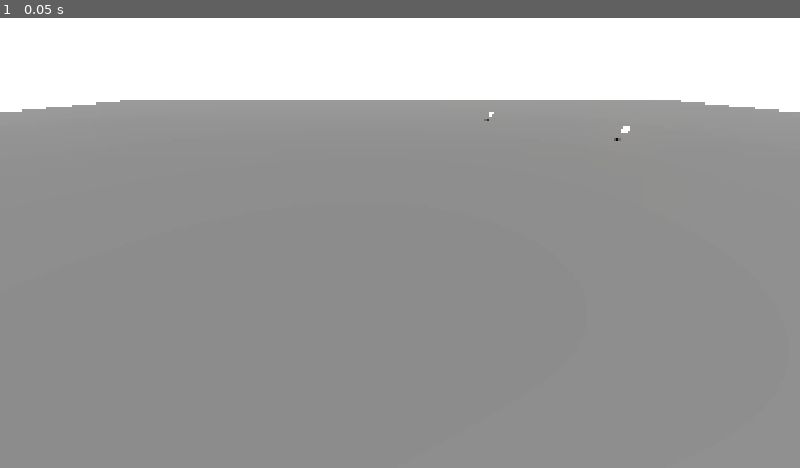
Above: before the commit, frame 1.
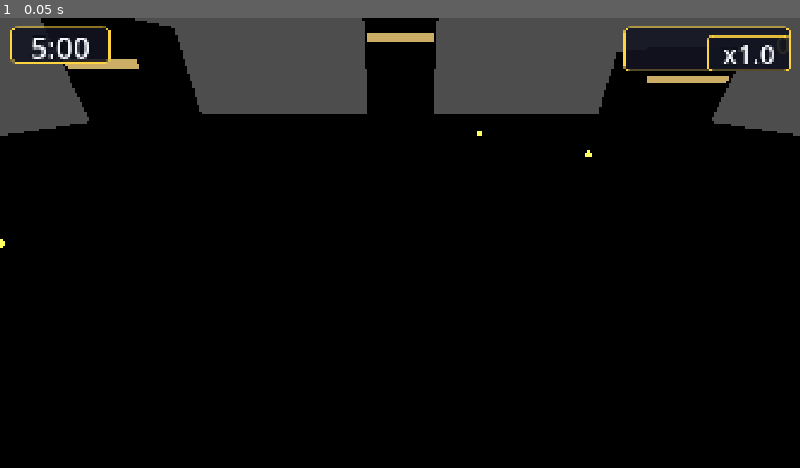
Above: after the commit, the same moment.

Repository: soyelmismo/minigameo
Game: Godot game, scene res://src/bootstrap/main.tscn
Same seed, same stepped clock (60 frames per second), same inputs: the game is played once before the commit and once after it.
Inputs:
- Up to frame 1 (0.05 s): no input

The runs differ from the first frame. In frame 1, 100% of the frame differs, in the area x 0-100%, y 0-100%.

Commit message:
feat(world): semantic node names per test contract (Ground/Buildings/Props/SpawnPoints); main.tscn composes CityBlock+Player+HUD+ScreenEffects; suite 132/132

Diff:
--- a/_persist.gd
+++ /dev/null
@@ -1,14 +0,0 @@
-extends SceneTree
-func _initialize() -> void:
-	var mgr: Object = root.get_node_or_null("/root/SettingsManager") as Object
-	var out: Array = []
-	mgr.set_value("shake_intensity", 0.3)
-	mgr.set_value("colorblind_indicators", true)
-	mgr.set_value("subtitles_enabled", false)
-	mgr.set_value("text_speed", 1.7)
-	mgr.set_value("flashes_enabled", false)
-	out.append("written: shake=" + str(mgr.get_value("shake_intensity")) + " cb=" + str(mgr.get_value("colorblind_indicators")) + " sub=" + str(mgr.get_value("subtitles_enabled")) + " speed=" + str(mgr.get_value("text_speed")) + " flash=" + str(mgr.get_value("flashes_enabled")))
-	var w := FileAccess.open("res://_persist_out.txt", FileAccess.WRITE)
-	w.store_string("\n".join(out))
-	w.close()
-	quit(0)
--- /dev/null
+++ b/_probe_cur.gd
@@ -0,0 +1,14 @@
+extends SceneTree
+func _sep(s: String) -> String:
+	var o := ""
+	for ch: String in s:
+		o += ch + "|"
+	return o
+func _init() -> void:
+	var f := FileAccess.open("res://src/bootstrap/main.tscn", FileAccess.READ)
+	var t: String = f.get_as_text()
+	print("len=", t.length())
+	for line: String in t.split("\n"):
+		if line.strip_edges() != "":
+			print(_sep(line))
+	quit(0)
--- a/_probe_hash.gd
+++ /dev/null
@@ -1,7 +0,0 @@
-extends SceneTree
-func _init() -> void:
-	for p: String in ["res://_probe_known.txt", "res://src/bootstrap/main.tscn", "res://src/player/player_avatar.tscn"]:
-		var f := FileAccess.open(p, FileAccess.READ)
-		var t: String = f.get_as_text()
-		print("godot ", p, " md5=", t.md5_text(), " len=", t.length())
-	quit(0)
--- a/_probe_paths.gd
+++ /dev/null
@@ -1,29 +0,0 @@
-extends SceneTree
-## Probe: resolve the node paths the project's scripts actually depend on,
-## so the composition is grounded in runtime truth, not in displayed text.
-
-func _check(scene_root: Node, path: String) -> void:
-	var n: Node = scene_root.get_node_or_null(path)
-	print("  %-46s -> %s" % [path, "OK '%s' (%s)" % [n.name, n.get_class()] if n != null else "MISSING"])
-
-func _init() -> void:
-	var ps: PackedScene = load("res://src/bootstrap/main.tscn")
-	var main := ps.instantiate()
-	print("=== main.tscn root='%s' (%s) script=%s" % [main.name, main.get_class(), "yes" if main.get_script() != null else "no"])
-	for p: String in ["World", "UI", "World/WorldEnvironment", "World/DirectionalLight3D", "World/Ground", "World/Camera3D"]:
-		_check(main, p)
-	main.free()
-
-	for pair: Array in [
-		["res://src/world/city_block.tscn", "SpawnPoints"],
-		["res://src/player/player_avatar.tscn", "PlayerMotor"],
-		["res://src/player/player_avatar.tscn", "PlayerInput"],
-		["res://src/ui/hud/hud.tscn", "Root"],
-		["res://src/juice/screen_effects/screen_effects.tscn", "FlashRect"],
-	]:
-		var s: PackedScene = load(pair[0])
-		var n := s.instantiate()
-		print("=== %s root='%s'" % [pair[0], n.name])
-		_check(n, String(pair[1]))
-		n.free()
-	quit(0)
--- a/src/bootstrap/main.gd
+++ b/src/bootstrap/main.gd
@@ -2,13 +2,21 @@
 ## Main scene. Bootstraps the match flow:
 ## BOOT -> TITLE -> COUNTDOWN -> FREE_ROAM -> ... (scaffold.md §5).
 ## The MatchManager owns the state machine; this scene only hosts the
-## 3D viewport (world), the UI layer and the CameraDirector rig.
+## 3D world, the player, the HUD and the screen-effects overlay.
 
 @onready var world: Node3D = $World
-@onready var ui: CanvasLayer = $UI
+@onready var player: Node3D = $World/Player
+@onready var hud: CanvasLayer = $HUD
+@onready var effects: CanvasLayer = $ScreenEffects
+
 
 func _ready() -> void:
 	# Systems register themselves in GameServices at autoload time.
-	# This scene just guarantees the layers exist for them.
+	# This scene guarantees the layers exist for them.
 	assert(world != null, "World layer missing in main.tscn")
-	assert(ui != null, "UI layer missing in main.tscn")
+	assert(player != null, "Player missing in main.tscn")
+	assert(hud != null, "HUD layer missing in main.tscn")
+	assert(effects != null, "ScreenEffects layer missing in main.tscn")
+	# The player self-registers in GameServices as &"player"; the camera
+	# rig is driven by CameraDirector (autoload). Nothing else to wire:
+	# every system is an autoload resolved by path (§1.1).
--- a/src/bootstrap/main.tscn
+++ b/src/bootstrap/main.tscn
@@ -1,29 +1,25 @@
-[gd_scene load_steps=4 format=3]
+[gd_scene load_steps=7 format=3]
 
 [ext_resource type="Script" path="res://src/bootstrap/main.gd" id="main_gd"]
-[ext_resource type="Environment" path="res://assets/shaders/base_env.tres" id="base_env"]
-
-[sub_resource type="BoxMesh" id="ground_mesh"]
-size = Vector3(120, 0.2, 120)
+[ext_resource type="PackedScene" path="res://src/world/city_block.tscn" id="city_block_tscn"]
+[ext_resource type="PackedScene" path="res://src/player/player_avatar.tscn" id="player_tscn"]
+[ext_resource type="PackedScene" path="res://src/ui/hud/hud.tscn" id="hud_tscn"]
+[ext_resource type="PackedScene" path="res://src/juice/screen_effects/screen_effects.tscn" id="effects_tscn"]
 
 [node name="Main" type="Node"]
 script = ExtResource("main_gd")
 
 [node name="World" type="Node3D" parent="."]
 
-[node name="WorldEnvironment" type="WorldEnvironment" parent="World"]
-environment = ExtResource("base_env")
+[node name="CityBlock" parent="World" instance=ExtResource("city_block_tscn")]
 
-[node name="DirectionalLight3D" type="DirectionalLight3D" parent="World"]
-transform = Transform3D(0.866, -0.25, 0.433, 0, 0.866, 0.5, -0.5, -0.433, 0.75, 8, 12, 6)
-shadow_enabled = true
+[node name="Player" parent="World" instance=ExtResource("player_tscn")]
+transform = Transform3D(1, 0, 0, 0, 1, 0, 0, 0, 1, 0, 1, 0)
 
-[node name="Ground" type="MeshInstance3D" parent="World"]
-transform = Transform3D(1, 0, 0, 0, 1, 0, 0, 0, 1, 0, -0.1, 0)
-mesh = SubResource("ground_mesh")
-
-[node name="Camera3D" type="Camera3D" parent="World"]
-transform = Transform3D(1, 0, 0, 0, 0.866, 0.5, 0, -0.5, 0.866, 0, 5, 10)
+[node name="Camera" type="Camera3D" parent="World"]
+transform = Transform3D(1, 0, 0, 0, 0.866025, 0.5, 0, -0.5, 0.866025, 0, 8, 14)
 current = true
 
-[node name="UI" type="CanvasLayer" parent="."]
+[node name="HUD" parent="." instance=ExtResource("hud_tscn")]
+
+[node name="ScreenEffects" parent="." instance=ExtResource("effects_tscn")]
--- a/src/world/city_block.gd
+++ b/src/world/city_block.gd
@@ -1,8 +1,8 @@
 extends Node3D
 ## CityBlock — the playable 120m x 120m block (scaffold §11).
 ##
-## Composes the block tiles + buildings + props + spawn points. Greyblock
-## that reads intentionally (per AGENTS.md: the block must look deliberate).
+## Composes the ground + buildings + props + spawn points. Greyblock that
+## reads intentionally (per AGENTS.md: the block must look deliberate).
 ## Buildings/props get swapped for Blender art in the art pass; the layout
 ## and spawn logic stay identical.
 
@@ -68,7 +68,7 @@
 		bld.material_override = mat
 		var pos: Vector3 = ring[i]
 		bld.position = Vector3(pos.x, h * 0.5, pos.z)
-		bld.name = "bld_%d" % i
+		bld.name = "Building_%d" % i
 		root.add_child(bld)
 		# Emissive window band.
 		var band := MeshInstance3D.new()
@@ -82,7 +82,7 @@
 		band_mat.emission_energy_multiplier = 0.8
 		band.material_override = band_mat
 		band.position = Vector3(pos.x, h * 0.6, pos.z + d * 0.51)
-		band.name = "bld_%d_windows" % i
+		band.name = "Building_%d_Windows" % i
 		root.add_child(band)
 
 
@@ -126,7 +126,7 @@
 	for i in mini(points.size(), 8):
 		var m := Marker3D.new()
 		m.position = points[i] + Vector3(0, 1.0, 0)
-		m.name = "spawn_%d" % i
+		m.name = "Spawn_%d" % i
 		root.add_child(m)
 
 
--- a/tests/unit/test_art_assets.gd
+++ b/tests/unit/test_art_assets.gd
@@ -115,6 +115,23 @@
 		assert_true(has_emissive, "%s has an emissive window material" % file)
 
 
+func test_buildings_fit_the_brief_dimensions() -> void:
+	# Brief: boxes with emissive windows, 8-14 m tall, 6-10 m wide.
+	for file in ["building_a.glb", "building_b.glb"]:
+		var scene: PackedScene = load(MODELS_DIR + file) as PackedScene
+		if scene == null:
+			assert_true(false, "%s loads" % file)
+			continue
+		var node: Node3D = scene.instantiate() as Node3D
+		add_child_autofree(node)
+		var aabb: AABB = _scene_aabb(node)
+		var dims: Vector3 = aabb.size
+		assert_true(dims.y >= 8.0 - 0.01 and dims.y <= 14.0 + 0.01,
+				"%s height %.2f m is inside 8-14 m" % [file, dims.y])
+		assert_true(dims.x >= 6.0 - 0.01 and dims.x <= 10.0 + 0.01,
+				"%s width %.2f m is inside 6-10 m" % [file, dims.x])
+
+
 func test_powerup_orb_emits() -> void:
 	var scene: PackedScene = load(MODELS_DIR + "powerup_orb.glb") as PackedScene
 	if scene == null:
Not shown, added: _probe_cur.gd.uid
Not shown, removed: _probe_hash.gd.uid
Not shown, removed: _probe_known.txt
Not shown, removed: _probe_paths.gd.uid
Binary file changed: assets/art/models/building_a.glb
Binary file changed: assets/art/models/player_idle.glb
Binary file changed: assets/art/models/powerup_orb.glb
Binary file changed: assets/art/models/prop_sign.glb
Not shown, changed: assets/art/blender/build_buildings.py
